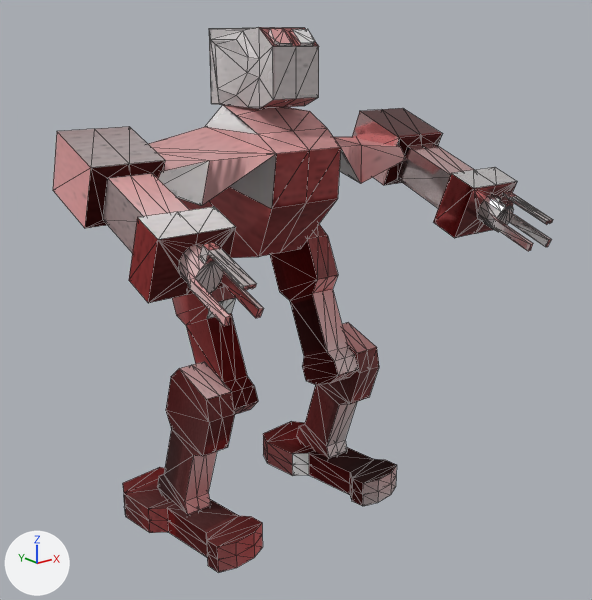
One commit to the glTF model assets/robot.glb: the scene before it, then after it.
Rendered twice from a 50 mm camera at (-4.13, -5.31, 1.67) aimed at (0.15, 0.04, -0.47). Arrows for +X, +Y and +Z are at lower left; the lights stay in place. Mesh edges are drawn as thin lines. Where no turn or scale is listed for an object, it has been applied to the vertices. Vertices at the same position are counted once.

Objects in the first picture: 'helmet', 'left_hand', 'lyda_left', 'lyda_right', 'right_hand', 'stopa_left', 'stopa_right', 'torso', 'udo_left', 'udo_right'.
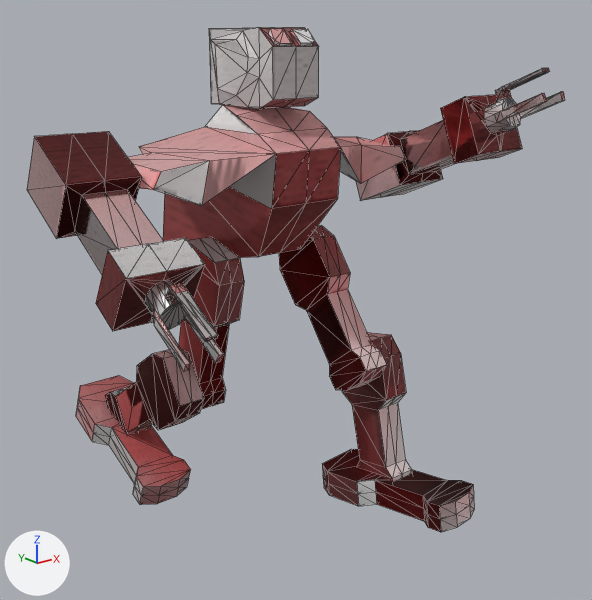
What differs and where, as boxes [x1, y1, x2, y2] in the pictures (592 x 600 px):
'right_hand', surface changed, moved, turned
    before: [53, 126, 264, 326]
    after: [27, 131, 224, 371]
'left_hand', moved, turned
    before: [352, 108, 553, 251]
    after: [356, 68, 565, 201]
'stopa_right', surface changed, moved, turned, rescaled
    before: [123, 467, 263, 572]
    after: [106, 350, 204, 435]
'udo_left', moved, turned
    before: [270, 224, 358, 385]
    after: [279, 225, 387, 391]
'lyda_left', moved, turned
    before: [296, 322, 379, 459]
    after: [342, 332, 412, 482]
'stopa_left', moved, turned
    before: [263, 421, 397, 506]
    after: [322, 449, 474, 532]
'udo_right', moved, turned
    before: [172, 285, 258, 414]
    after: [179, 237, 244, 409]
'lyda_right', moved, turned, rescaled (not visible afterwards)
    before: [157, 362, 235, 515]
'lyda_right.002', added
    after: [76, 375, 191, 505]

The change in detail:
me_cube_004 has 105 vertices, 227 faces and spans x -0.42..0.42, y -2.1..1.0, z -0.41..0.3.
me_cube_004 is used by ob_right_hand; parent ob_torso; location (-1.463, -0.173, 0.64); rotation (0.369, 0.0, 0.0), in degrees (21, 0, 0); scale (0.672, 0.672, 0.672).
me_cube_004 part 1: texture (UV) coordinates of 225 of 227 faces, centred in x -0.42..0.42, y -2.1..1.0, z -0.41..0.3, changed; they spanned u 0.09..0.99, v 0.05..0.99 and now span u 0.0..1.0, v 0.1..0.99.
me_cube_010 has 48 vertices, 104 faces and spans x -0.4..0.4, y -2.19..2.6, z -1.0..1.0.
me_cube_010 is used by ob_stopa_right; parent ob_lyda_right; location (0.0, -2.062, 0.704); rotation (1.688, -0.329, -1.571), in degrees (97, -19, -90); scale (-1.0, -1.0, -1.0).
me_cube_010 part 2: texture (UV) coordinates of 104 of 104 faces, centred in x -0.4..0.4, y -2.19..2.6, z -1.0..1.0, changed; they spanned u 0.1..0.97, v 0.0..1.0 and now span u 0.0..0.95, v 0.0..0.99.
Mesh me_cube_012 is new.
It has 48 vertices, 104 faces and spans x -0.308..0.308, y -0.671..0.786, z -0.37..0.417.
It uses material mat_material_002.
Object 'left_hand' (ob_left_hand) moves from (1.463, -0.173, 0.64) to (1.463, -0.173, 0.754).
Object 'left_hand' (ob_left_hand) turns from (21, 0, 0) to (-23, 0, 0) degrees about x, y and z.
Object 'right_hand' (ob_right_hand) moves from (-1.463, -0.173, 0.64) to (-1.616, -0.0547, 0.524).
Object 'right_hand' (ob_right_hand) turns from (21, 0, 0) to (31, 0, 0) degrees about x, y and z.
Object 'udo_left' (ob_udo_left) moves from (0.567, 0.271, -0.719) to (0.567, 0.0107, -0.692).
Object 'udo_left' (ob_udo_left) turns from (66, 0, 0) to (52, 0, 0) degrees about x, y and z.
Object 'lyda_left' (ob_lyda_left) moves from (0.807, -2.978, -1.31) to (0.801, -3.225, -1.05).
Object 'lyda_left' (ob_lyda_left) turns from (42, 0, 0) to (26, -1.6, 0.6) degrees about x, y and z.
Object 'stopa_left' (ob_stopa_left) turns from (-83, 19, 90) to (-83, -5.1, 90) degrees about x, y and z.
Object 'udo_right' (ob_udo_right) moves from (-0.567, 0.271, -0.719) to (-0.567, 0.414, -0.719).
Object 'udo_right' (ob_udo_right) turns from (66, 0, 0) to (104, 0, 0) degrees about x, y and z.
Object 'lyda_right' (ob_lyda_right) is rescaled from (-1.0, -1.0, -1.0) to (1.0, 1.0, 1.0).
Object 'lyda_right' (ob_lyda_right) turns from (-138, 0, 0) to (42, 0, 0) degrees about x, y and z.
Object 'stopa_right' (ob_stopa_right) is rescaled from (-1.0, -1.0, -1.0) to (1.0, 1.0, 1.0).
In object 'stopa_right' (ob_stopa_right), parent goes from ob_lyda_right to ob_udo_right.
Object 'stopa_right' (ob_stopa_right) moves from (0.0, -2.062, 0.704) to (-0.813, -2.978, -1.31).
Object 'stopa_right' (ob_stopa_right) turns from (97, -19, -90) to (42, 0, 0) degrees about x, y and z.
Object 'lyda_right.002' (ob_lyda_right_002) is new; it shows me_cube_012.
Its location is (-0.847, 1.296, -2.029).
